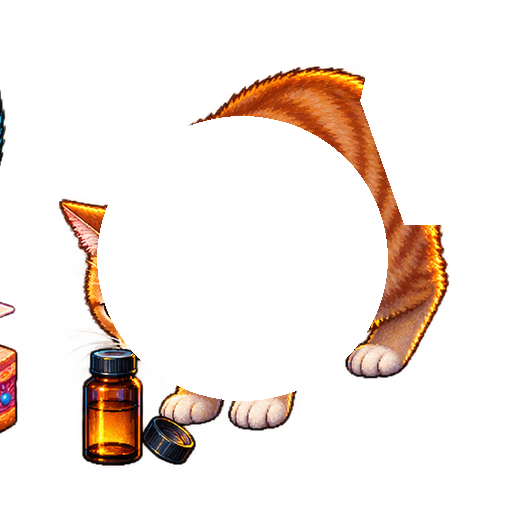
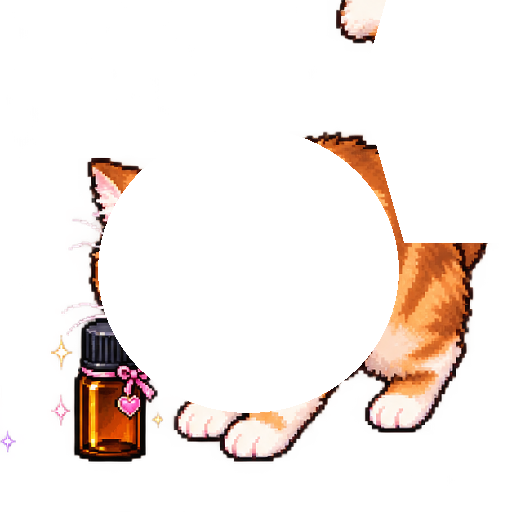
The second w=512, h=512 image is a revision of the first. Changes to its layers:
painted on "head" over [97, 116, 399, 413]
painted on "tail" over [360, 0, 446, 243]
